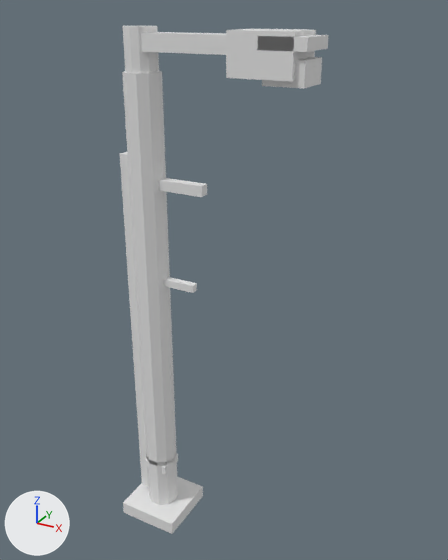
The glTF model game/Airside/Assets/StreamingAssets/Airside/Art/Models/Props/mdl_airfield_lighting_kit_authored_v01.gltf, before and after one commit.
Camera for both pictures: a 50 mm lens placed at (2.74, -3.79, 4.42), pointed at (0.57, 0.17, 2.44). Every picture has the same lights, and +X, +Y and +Z are marked at lower left. The first picture is the older version.

Objects in the first picture: 'apron_floodlight', 'flood_arm', 'flood_base', 'flood_brace', 'flood_head', 'flood_ladder', 'flood_lamp', 'flood_pole', 'flood_visor' and 2 more.
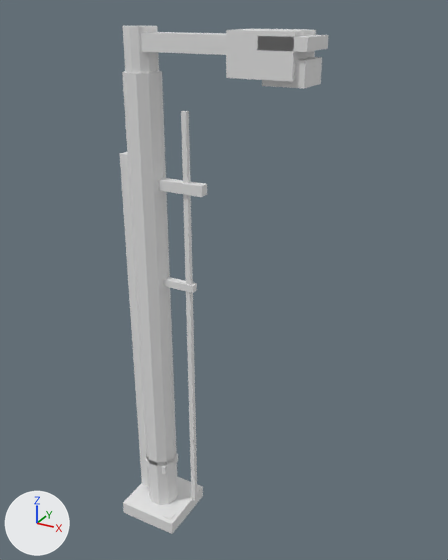
What differs and where, as boxes [x1, y1, x2, y2] in the pictures (448 x 560 px):
'flood_guy', added: after [181, 111, 197, 500]

The change, as a diff of the scene's bpy script:
```diff
--- a/game/Airside/Assets/StreamingAssets/Airside/Art/Models/Props/mdl_airfield_lighting_kit_authored_v01.gltf.py
+++ b/game/Airside/Assets/StreamingAssets/Airside/Art/Models/Props/mdl_airfield_lighting_kit_authored_v01.gltf.py
@@ me_flood_guy @@
+me_flood_guy.from_pydata(...)  # a box spanning x 0.33..0.37, y -0.02..0.02, z 0.25..3.75
@@ ob_flood_guy @@
+ob_flood_guy = bpy.data.objects.new('flood_guy', me_flood_guy)
+ob_flood_guy.location = (0.0, 0.0, 0.0)
```
